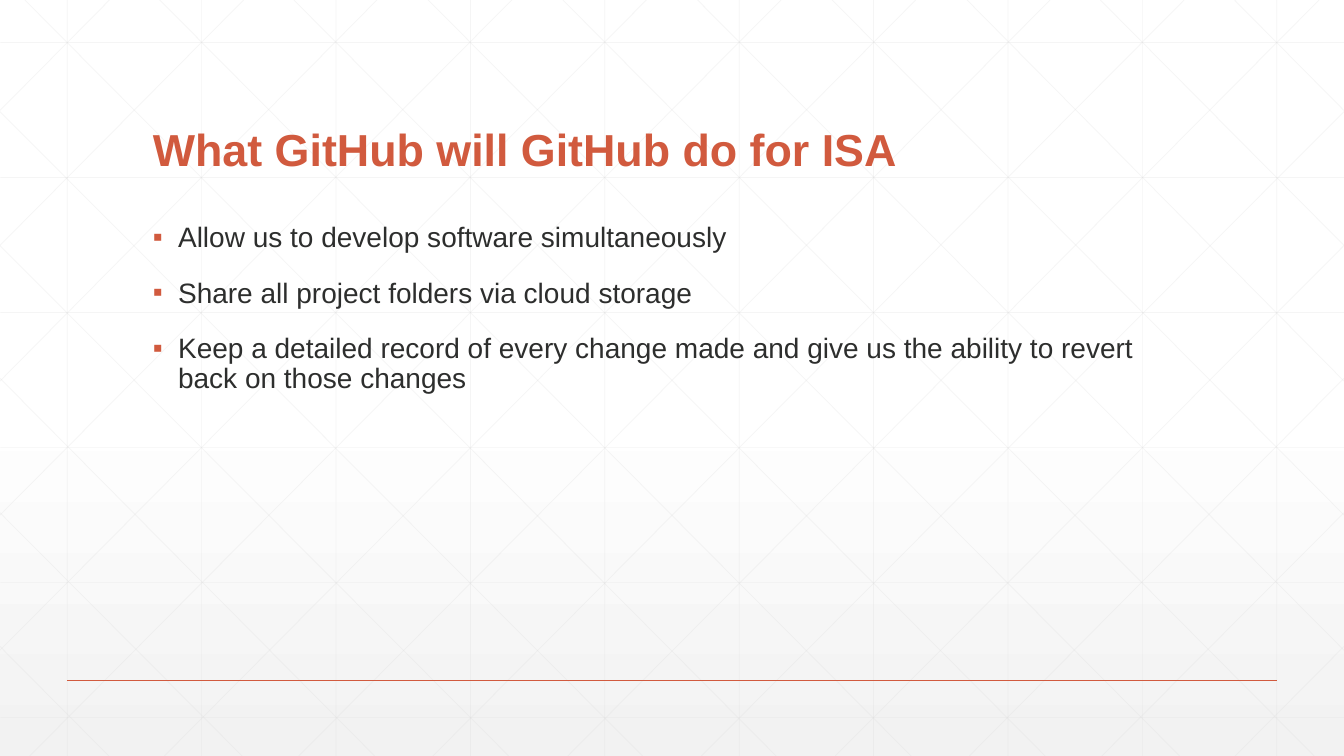
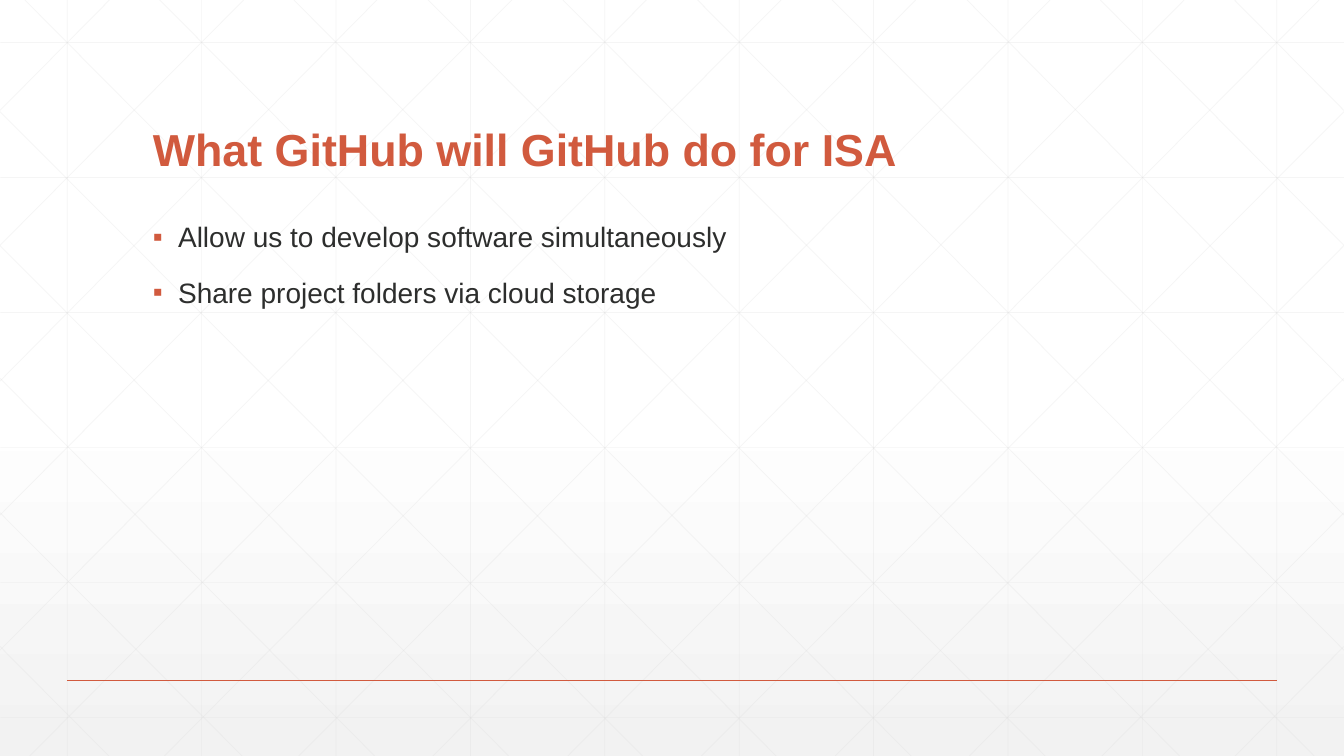
Before and after one commit to StevenRunck/GitHub-Pres, a slide deck: slide 4 of Github.pptx. Drawn at 1344x756 pixels with LibreOffice and Linux fonts; fonts in the diff are those of the drawing. Boxes give left, top, right and bottom in pixels: in the first picture for what was removed or moved away, otherwise in the second. Text is boxed around its words. In the diff, an @@ line names an element or a change of style, - is before the commit and + after.

```diff
--- a/Github.pptx
+++ b/Github.pptx
@@ text at (x1=178, y1=282, x2=656, y2=308): text changed @@
-▪ Share all project folders via cloud storage
-▪ Keep a detailed record of every change made and give us the ability to revert back on those changes
+▪ Share project folders via cloud storage
```
Also in this commit, not shown: 3 other slides changed, 5 slides added, 4 slides removed, 3 other files.
